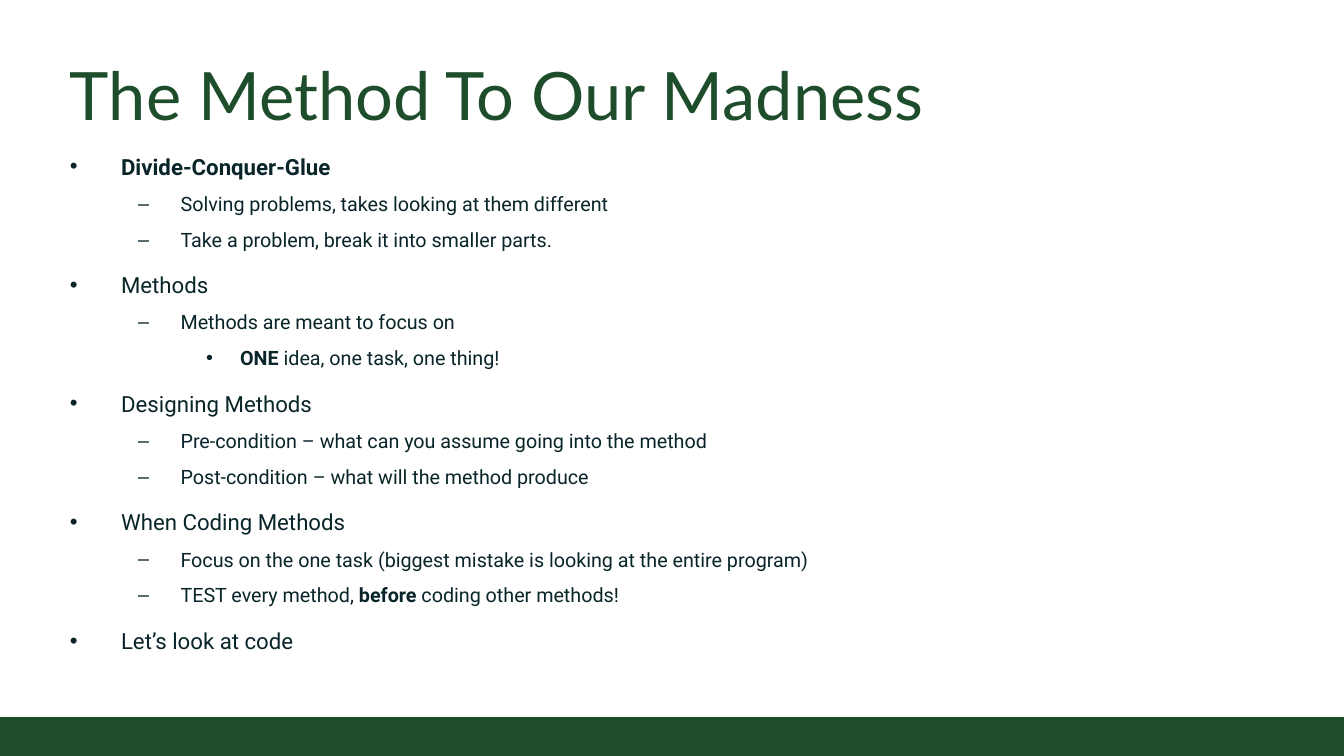
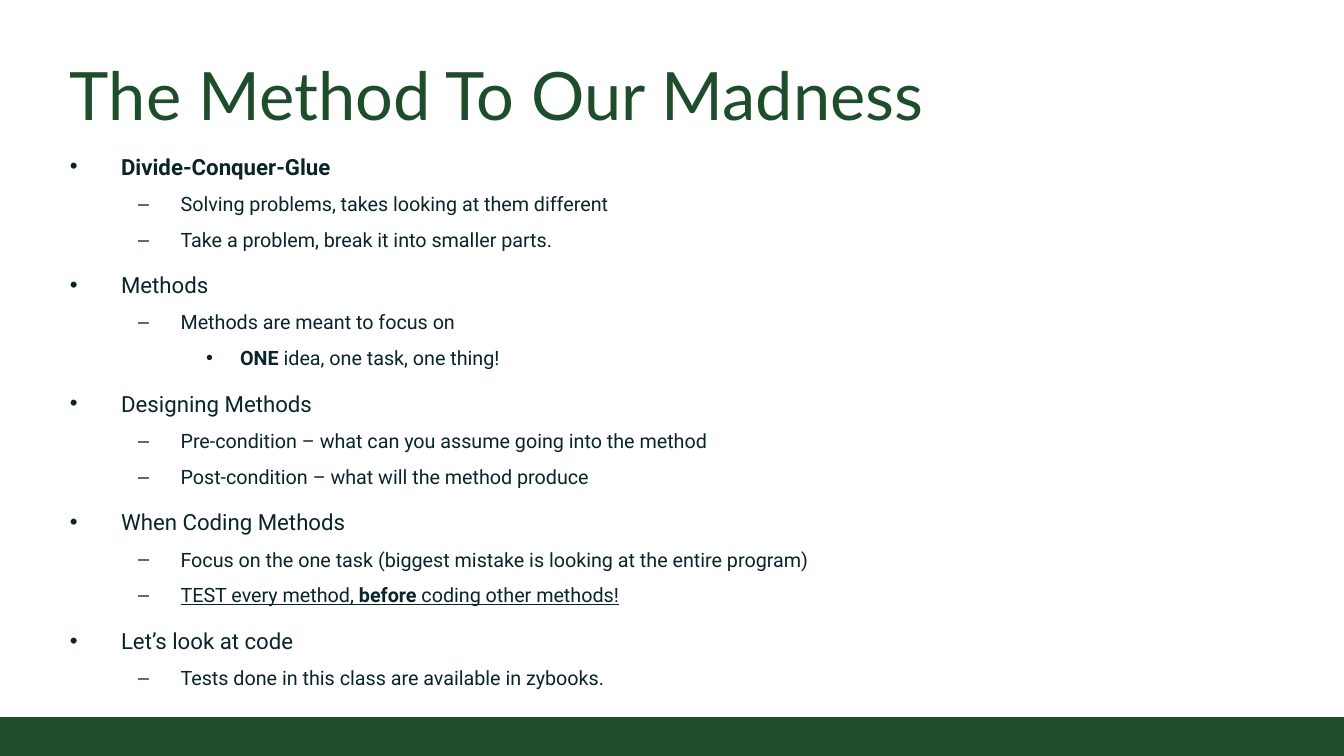
Before and after one commit to CSU-CS150/handouts, a slide deck: slide 9 of helpsessions/week3/week3_methods_testing.pptx (slide 5 before the commit). Drawn at 1344x756 pixels with LibreOffice and Linux fonts; fonts in the diff are those of the drawing; background and template pictures are left out. Boxes give left, top, right and bottom in pixels: in the first picture for what was removed or moved away, otherwise in the second. Text is boxed around its words. In the diff, an @@ line names an element or a change of style, - is before the commit and + after.

```diff
--- a/helpsessions/week3/week3_methods_testing.pptx
+++ b/helpsessions/week3/week3_methods_testing.pptx
@@ text at box(181, 587, 619, 607): underline on in "TEST every method, before coding other methods!" @@
@@ text at box(181, 670, 604, 690): paragraph added @@
+  – Tests done in this class are available in zybooks.
```
Also in this commit, not shown: 1 other slide changed, 4 slides added.
